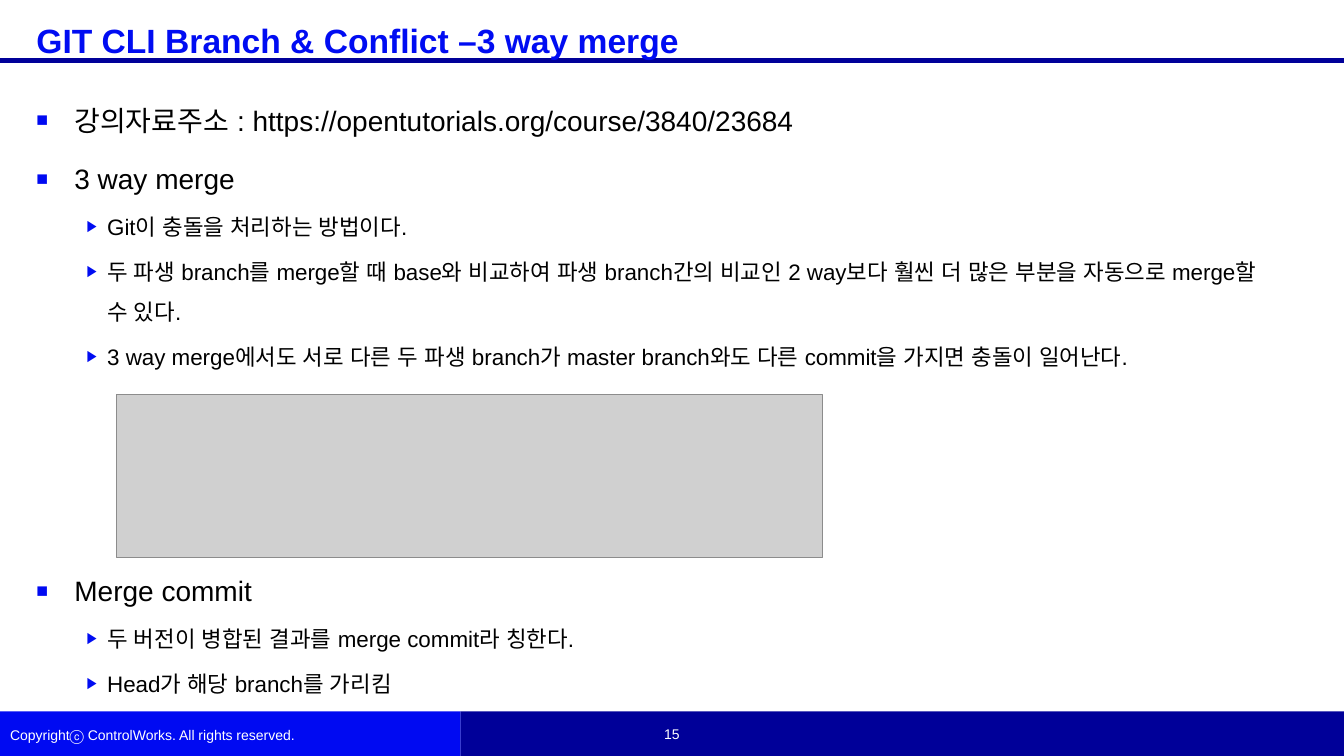
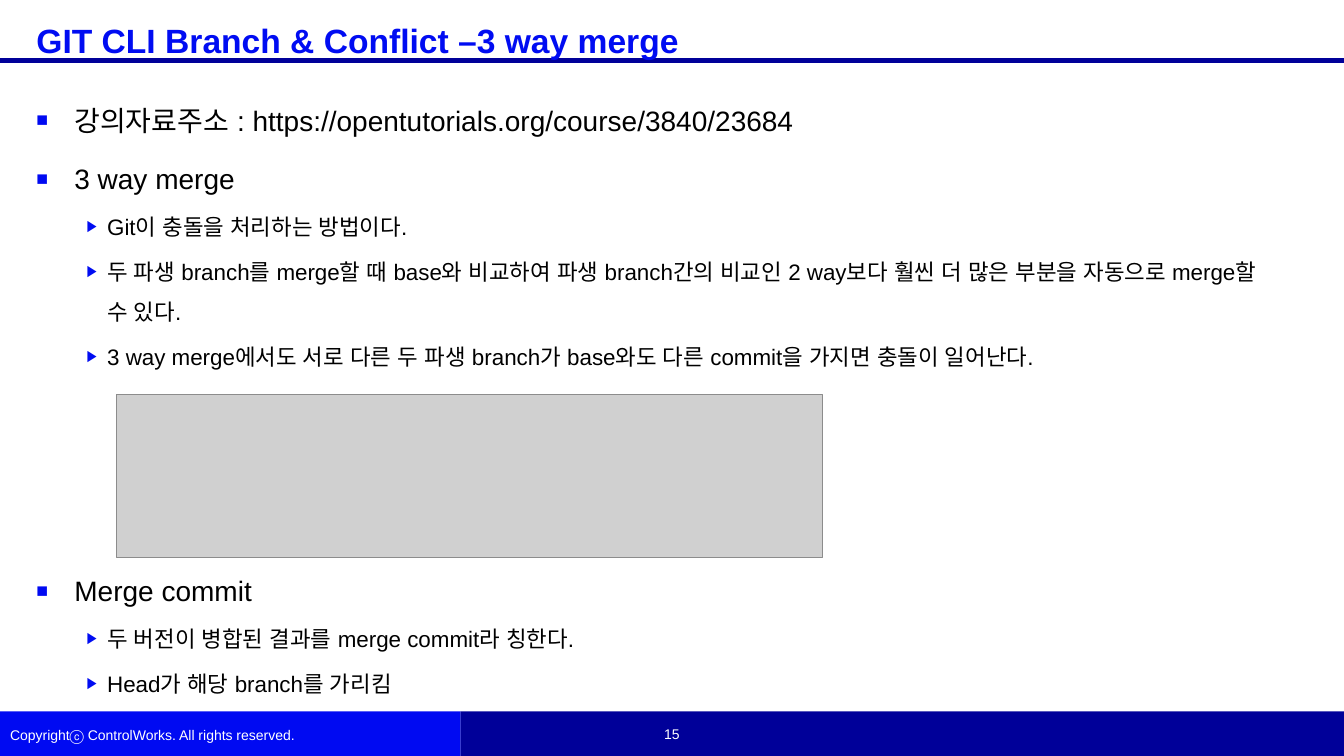
Before and after one commit to woojinKwon/kwj6355, a slide deck: slide 16 of 권우진 학생 자료.pptx. Drawn at 1344x756 pixels with LibreOffice and Linux fonts; fonts in the diff are those of the drawing; grey boxes stand for pictures; background and template pictures are left out. Boxes give left, top, right and bottom in pixels: in the first picture for what was removed or moved away, otherwise in the second. Text is boxed around its words. In the diff, an @@ line names an element or a change of style, - is before the commit and + after.

```diff
--- a/권우진 학생 자료.pptx
+++ b/권우진 학생 자료.pptx
@@ text at box(107, 346, 1034, 370): text changed @@
-  ▶ 3 way merge에서도 서로 다른 두 파생 branch가 master branch와도 다른 commit을 가지면 충돌이 일어난다.
+  ▶ 3 way merge에서도 서로 다른 두 파생 branch가 base와도 다른 commit을 가지면 충돌이 일어난다.
```
Also in this commit, not shown: 3 other slides changed, 2 slides added, 1 other file.
